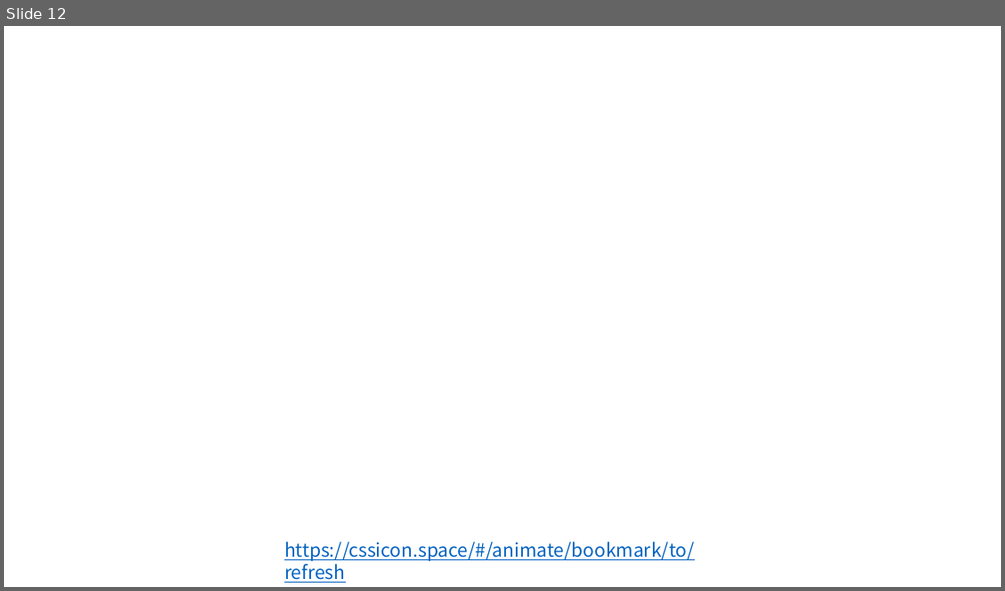
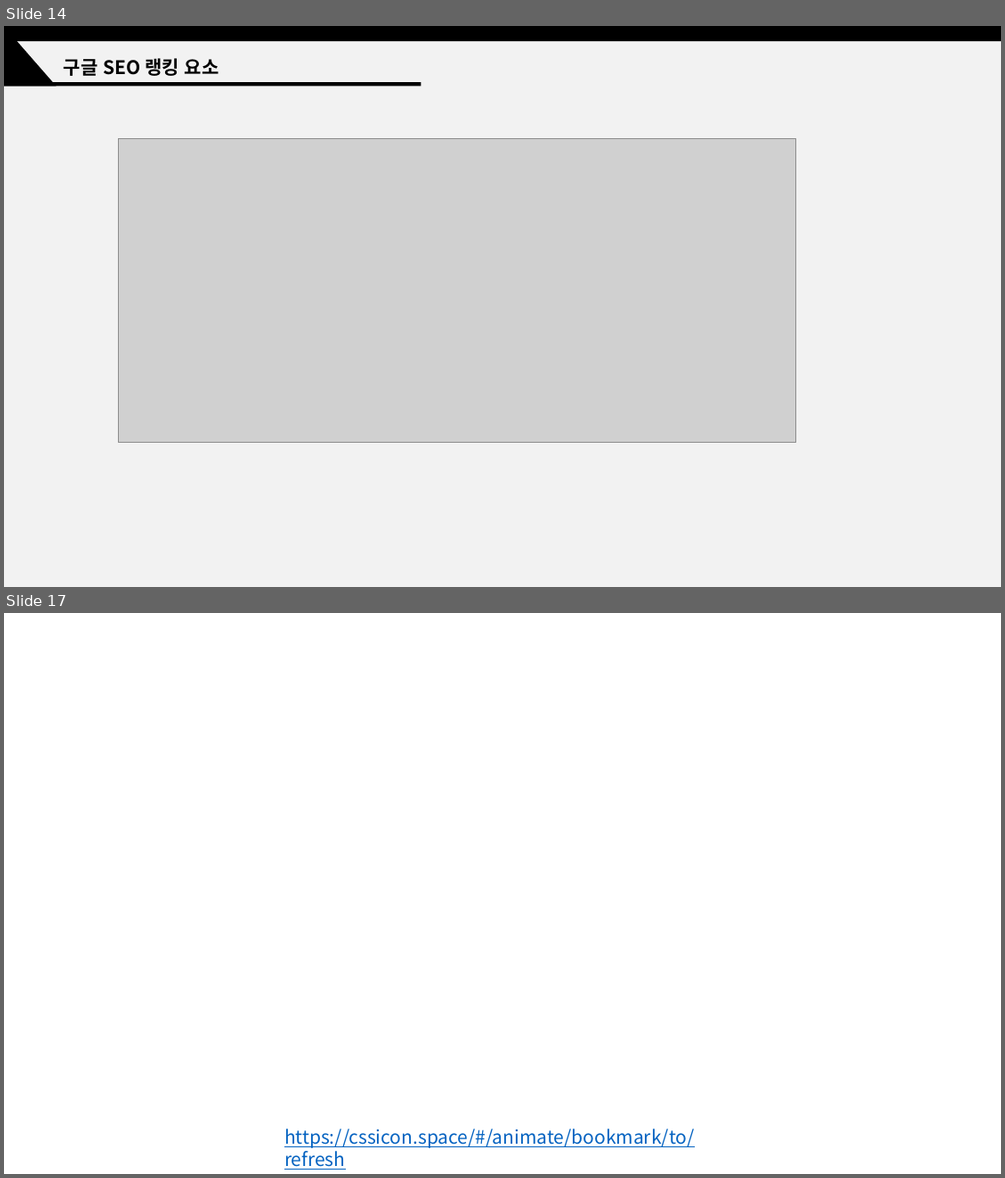
Before and after one commit to jjub0217/ediya3, a slide deck: 윤유비_발표자료.pptx. Shown one above the other, each under a label of ours: slide 12 before the commit, slides 14 and 17 after it; the slides between them are not shown. The pictures are 1005x591 and 1005x1178 pixels, drawn with LibreOffice and Linux fonts; fonts in the diff are those of the drawing; grey boxes stand for pictures; background and template pictures are left out. Boxes give left, top, right and bottom in pixels: in the first picture for what was removed or moved away, otherwise in the second. Text is boxed around its words. In the diff, an @@ line names an element or a change of style, - is before the commit and + after.

```diff
--- a/윤유비_발표자료.pptx
+++ b/윤유비_발표자료.pptx
@@ slide 14 added at <box>4,26,1001,587</box>, background #FFFFFF @@
@@ rectangle added at <box>4,26,1001,587</box>, fill #F2F2F2 @@
@@ triangle added at <box>4,26,56,86</box>, fill #000000 @@
@@ rectangle added at <box>4,26,1001,41</box>, fill #000000 @@
@@ text added at <box>64,58,219,76</box>, 18 pt, text #000000, bold @@
+구글 SEO 랭킹 요소
@@ rectangle added at <box>4,82,421,86</box>, fill #000000 @@
@@ picture added at <box>119,139,796,443</box> @@
@@ what was slide 12 is now slide 17 @@
```
Also in this commit, not shown: 9 slides changed, 5 other slides added, 1 slide removed, 3 other files.
